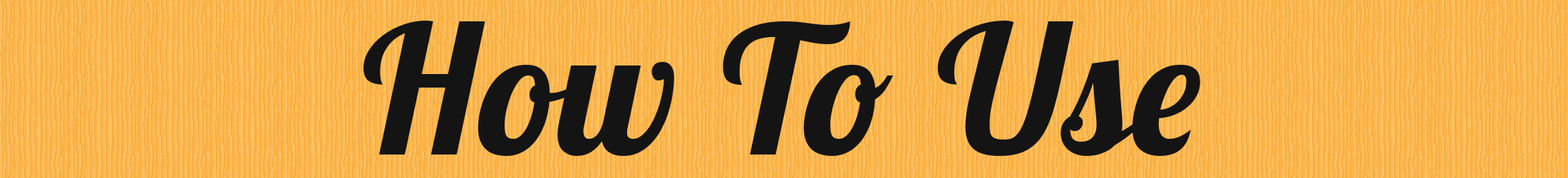
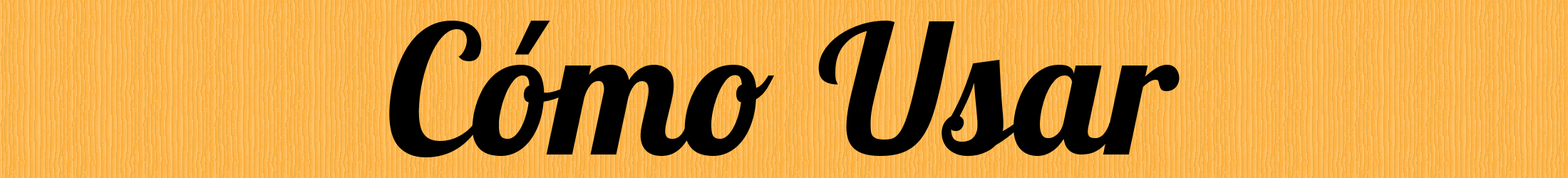
Layer changes from the first 1568 x 178 image to the second:
renamed "How To Use" to "Cómo Usar", painted on it over [363, 20, 1201, 158]
